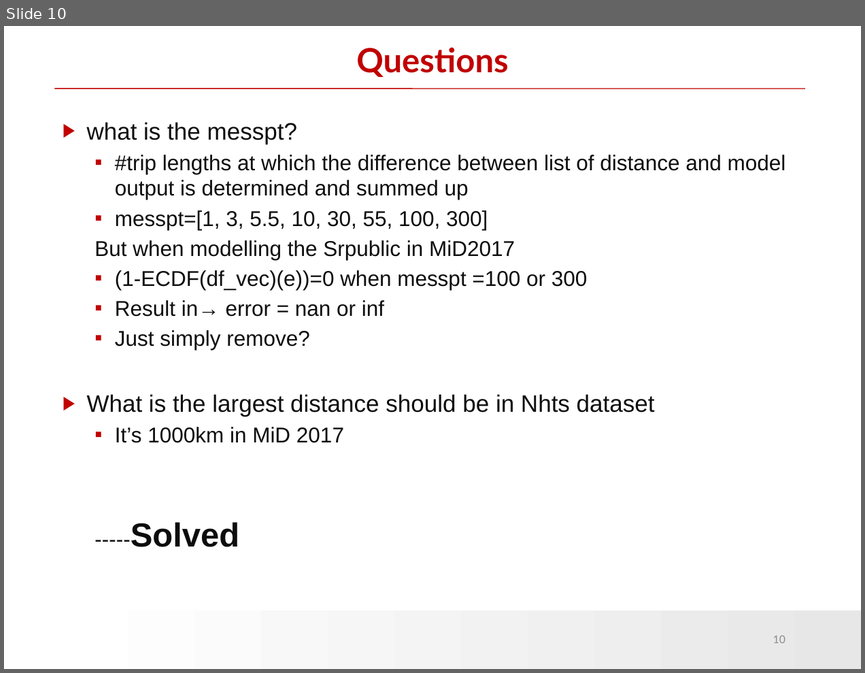
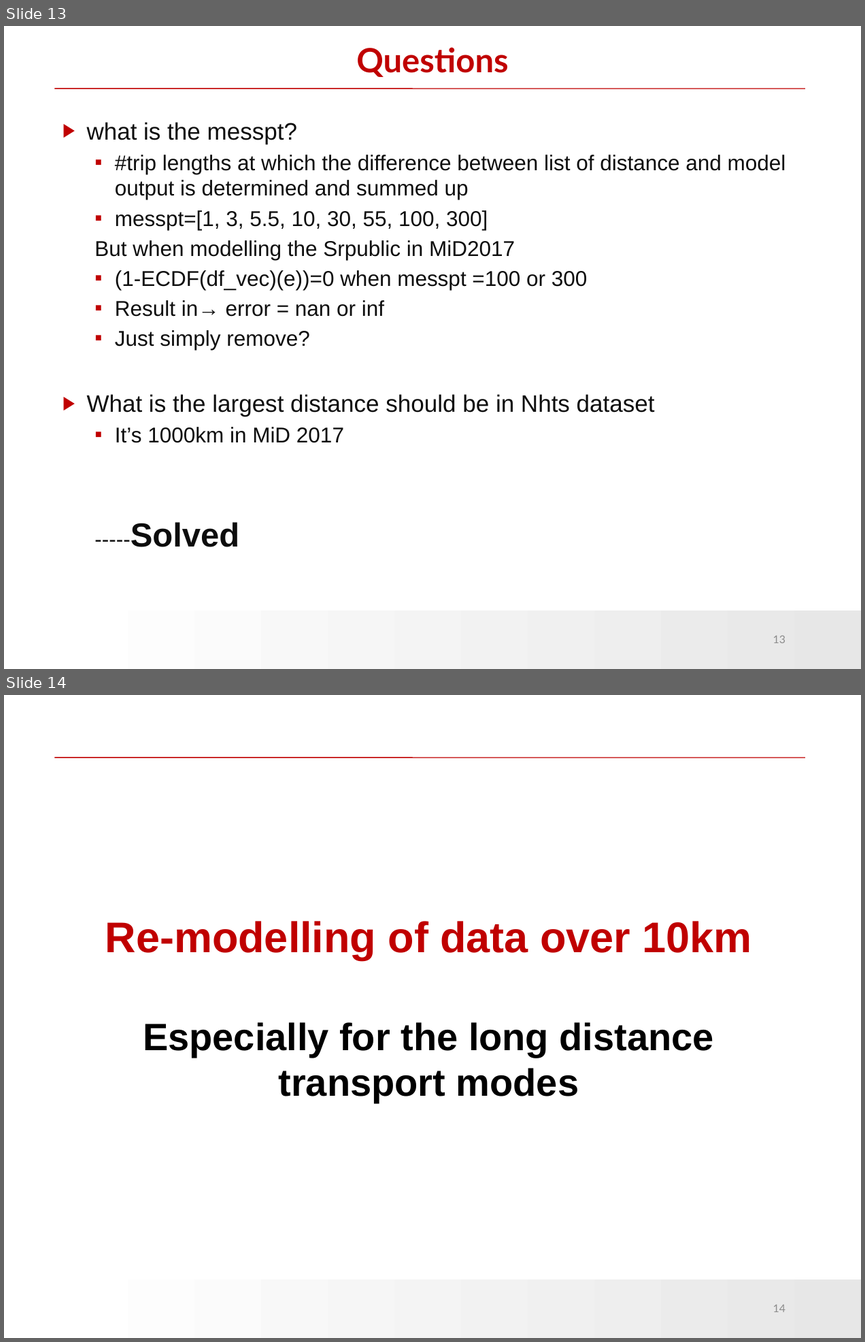
Before and after one commit to HuiranLiu/Long-distance-travel-human-mobility, a slide deck: Mobility_Levy.pptx. Shown one above the other, each under a label of ours: slide 10 before the commit, slides 13 and 14 after it. The pictures are 865x673 and 865x1342 pixels, drawn with LibreOffice and Linux fonts; fonts in the diff are those of the drawing; background and template pictures are left out. Boxes give left, top, right and bottom in pixels: in the first picture for what was removed or moved away, otherwise in the second. Text is boxed around its words. In the diff, an @@ line names an element or a change of style, - is before the commit and + after.

```diff
--- a/Mobility_Levy.pptx
+++ b/Mobility_Levy.pptx
@@ slide 14 added at [4, 695, 861, 1338], background #FFFFFF; not listed: 2 template elements that a slide beside it also shows @@
@@ title added at [105, 921, 752, 1103], 32 pt, text #000000, bold @@
+Re-modelling of data over 10km
+Especially for the long distance transport modes
@@ page number added at [773, 1304, 785, 1312], 9 pt, text #8C8C8C @@
+14
@@ what was slide 10 is now slide 13 @@
@@ page number at [773, 635, 785, 643]: text changed @@
-10
+13
```
Also in this commit, not shown: 8 other slides added, 3 other files.
